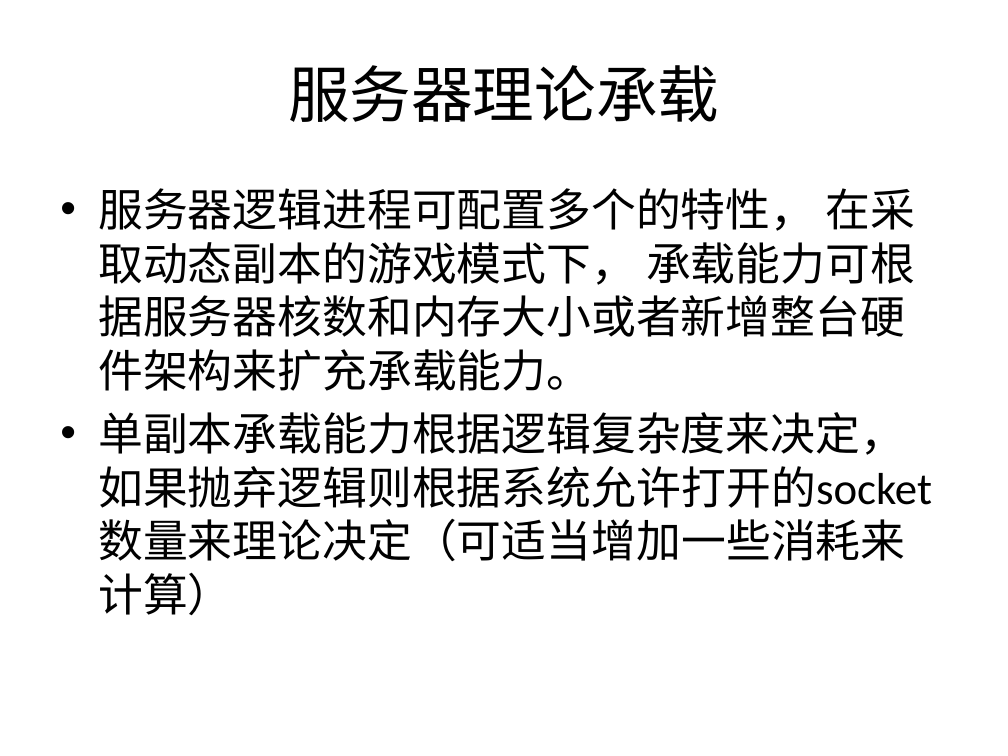
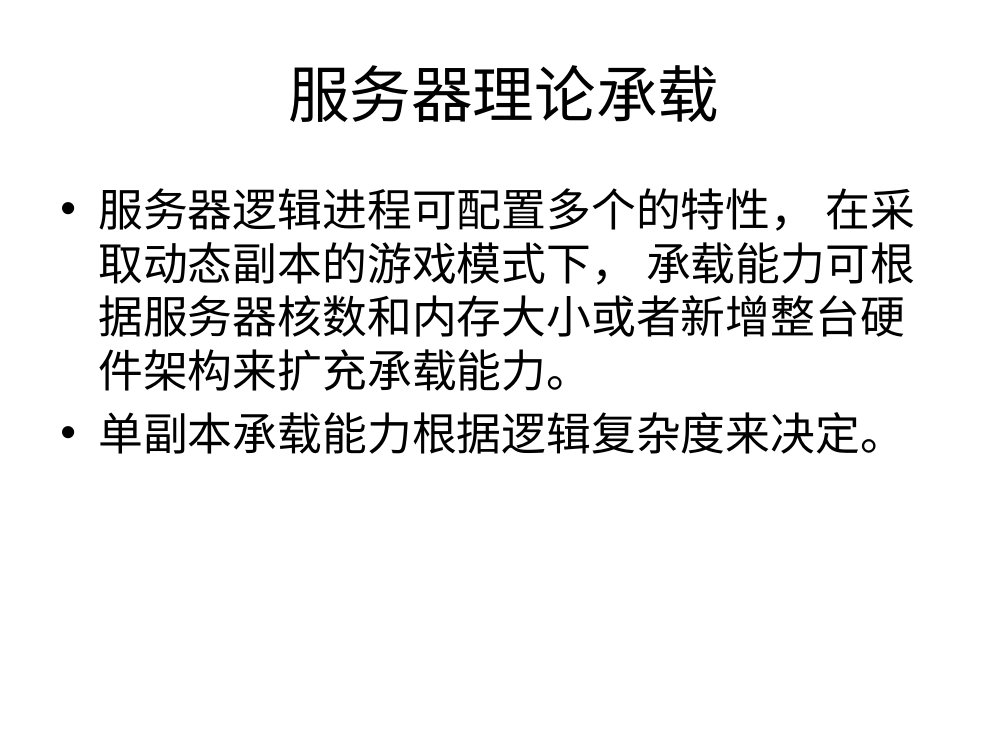
Before and after one commit to kbengine/kbengine, a slide deck: slide 11 of kbe/doc/server_overview.pptx. Drawn at 1008x756 pixels with LibreOffice and Linux fonts; fonts in the diff are those of the drawing. Boxes give left, top, right and bottom in pixels: in the first picture for what was removed or moved away, otherwise in the second. Text is boxed around its words. In the diff, an @@ line names an element or a change of style, - is before the commit and + after.

```diff
--- a/kbe/doc/server_overview.pptx
+++ b/kbe/doc/server_overview.pptx
@@ text at [98, 412, 905, 454]: text changed @@
-• 单副本承载能力根据逻辑复杂度来决定， 如果抛弃逻辑则根据系统允许打开的socket数量来理论决定（可适当增加一些消耗来计算）
+• 单副本承载能力根据逻辑复杂度来决定。
```
Also in this commit, not shown: 1 other slide changed, 1 slide added, 1 slide removed.
